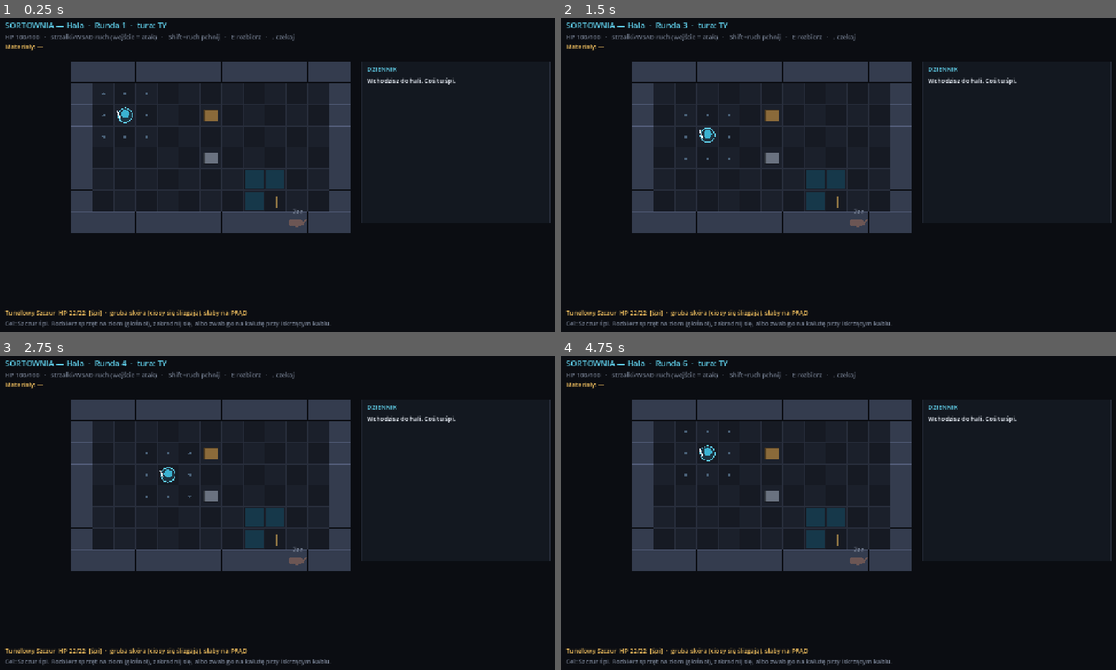
Above: before the commit, frames 1-4 (two rows, left to right).
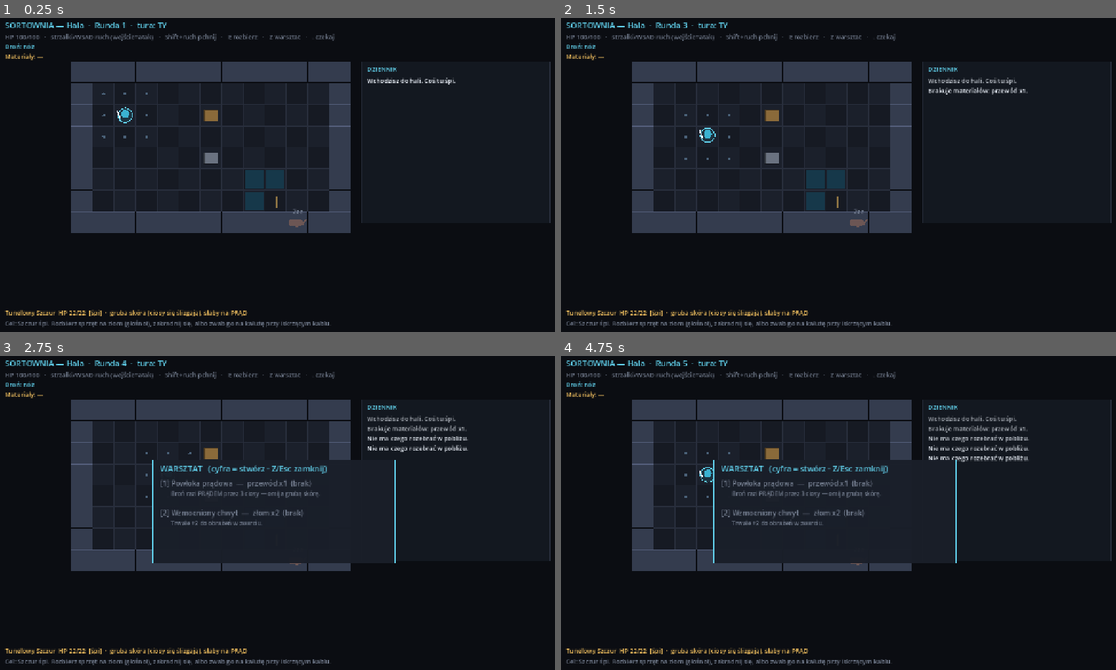
Above: after the commit, the same moments.

Repository: misiumen/crawlergame
Game: Godot game, scene res://scenes/Slice.tscn
Two runs of this game, one before a commit and one after it. Both use one fixed random seed, a clock stepped at 60 frames per second and the inputs below.
Inputs:
- Up to frame 1 (0.25 s): no input
- Up to frame 2 (1.5 s): tap Enter at 0.5 s; hold Right 0.53-1.28 s; tap Z at 0.6 s; tap 1 at 0.8, 1.35 s; tap Space at 1.25 s; hold Down from 1.28 s (still down)
- Up to frame 3 (2.75 s): tap E at 1.55, 2.1 s; tap Enter at 2 s; release Down at 2.03 s; hold Right from 2.03 s (still down); tap Z at 2.3 s
- Up to frame 4 (4.75 s): tap Space at 2.75, 4.25 s; release Right at 2.78 s; hold Up 2.78-3.53 s; tap Z at 2.85, 4.55 s; tap 1 at 3.05, 3.6 s; tap Enter at 3.5 s; hold Left from 3.53 s (still down); tap E at 3.8 s; tap Escape at 4.15 s; tap Shift at 4.35 s

The runs differ from the first frame. In frame 1, 0.4% of the frame differs, in the area x 1-61%, y 5-14%; in frame 2, 0.7%; in frame 3, 5.6%; in frame 4, 5.9%, in the area x 1-85%, y 1-66%.

Commit message:
Phase 2 (crafting): spend materials into a weapon coating / upgrade; action feedback
Adds the materials payoff the playtest was missing: [Z] warsztat panel crafts an electric coating (przewód -> 3 electric hits that bypass the rat's thick hide) or a damage reinforce (złom). The electronics cabinet now yields przewód so the loop closes: dismantle -> craft -> kill. Also: shove/interact/craft now always narrate what happened (fixes 'pushing does nothing'). 54 GDScript checks green; exe rebuilt + boots clean.

Co-Authored-By: Claude Opus 4.8 <noreply@anthropic.com>

Diff:
--- a/godot/scenes/BoardView.gd
+++ b/godot/scenes/BoardView.gd
@@ -33,6 +33,7 @@
 var _font: Font
 var _log: Array = []              # recent narration lines (Polish)
 var _hint := ""
+var _craft_open := false
 
 func _ready() -> void:
 	_font = ThemeDB.fallback_font
@@ -59,9 +60,20 @@
 func _unhandled_input(event: InputEvent) -> void:
 	if not (event is InputEventKey) or not event.pressed or event.echo:
 		return
+	var kc: int = (event as InputEventKey).keycode
+	if kc == KEY_Z:
+		_craft_open = not _craft_open
+		queue_redraw(); return
+	if _craft_open:
+		if kc == KEY_ESCAPE:
+			_craft_open = false; queue_redraw(); return
+		var idx: int = kc - KEY_1
+		if idx >= 0 and idx <= 8:
+			_do_craft(idx)
+		return
 	var shove := Input.is_key_pressed(KEY_SHIFT)
 	var dir := Vector2i.ZERO
-	match (event as InputEventKey).keycode:
+	match kc:
 		KEY_LEFT, KEY_A: dir = Vector2i.LEFT
 		KEY_RIGHT, KEY_D: dir = Vector2i.RIGHT
 		KEY_UP, KEY_W: dir = Vector2i.UP
@@ -71,6 +83,13 @@
 		_: return
 	if shove: handle_shove(dir)
 	else: handle_dir(dir)
+
+func _do_craft(idx: int) -> void:
+	var list := sim.craftables()
+	if idx < list.size():
+		_animate(sim.craft(list[idx]["recipe"]["id"]))
+		_craft_open = false
+		queue_redraw()
 
 # ---------- public action drivers (also called by headless tests) ----------
 func handle_dir(dir: Vector2i) -> void:
@@ -112,6 +131,8 @@
 			"notice":
 				_add_floater(e["id"], "!", COL_RED)
 				_shake = maxf(_shake, 3.0)
+			"craft":
+				_add_floater(sim.player_id, "+" + str(e["name"]), COL_CYAN)
 			"combat_end":
 				_add_banner("ZWYCIĘSTWO" if e["outcome"] == "win" else "KONIEC")
 		var ln := _event_line(e)
@@ -161,6 +182,17 @@
 		"blocked":
 			if e.get("reason") == "object":
 				return "(Sprzęt blokuje przejście — [E] rozbierz.)"
+		"craft":
+			return "Tworzysz: %s." % e["name"]
+		"craft_fail":
+			var need: Array = []
+			for k in e["cost"]:
+				need.append("%s x%d" % [k, e["cost"][k]])
+			return "Brakuje materiałów: " + ", ".join(need) + "."
+		"none":
+			match e.get("action"):
+				"shove": return "Nie ma kogo pchnąć — stań tuż obok wroga."
+				"salvage": return "Nie ma czego rozebrać w pobliżu."
 	return ""
 
 var _banner := ""
@@ -312,13 +344,20 @@
 		% [sim.round_num, "TY" if sim.side == "player" else "wrogowie"],
 		HORIZONTAL_ALIGNMENT_LEFT, -1, 18, COL_CYAN)
 	draw_string(_font, Vector2(40, 60),
-		"HP %d/%d   ·   strzałki/WSAD ruch (wejście = atak)   ·   Shift+ruch pchnij   ·   E rozbierz   ·   . czekaj"
+		"HP %d/%d   ·   strzałki/WSAD ruch (wejście=atak)   ·   Shift+ruch pchnij   ·   E rozbierz   ·   Z warsztat   ·   . czekaj"
 		% [p.hp, p.max_hp], HORIZONTAL_ALIGNMENT_LEFT, -1, 14, COL_DIM)
+	# weapon / coating
+	var wln := "Broń: nóż"
+	if p.coating == "electric":
+		wln += "  [PRĄD x%d]" % p.coating_charges
+	if p.bonus_damage > 0:
+		wln += "  +%d obr." % p.bonus_damage
+	draw_string(_font, Vector2(40, 82), wln, HORIZONTAL_ALIGNMENT_LEFT, -1, 14, COL_CYAN)
 	# materials
 	var mats: Array = []
 	for k in sim.materials:
 		mats.append("%s x%d" % [k, sim.materials[k]])
-	draw_string(_font, Vector2(40, 82), "Materiały: " + ("—" if mats.is_empty() else ", ".join(mats)),
+	draw_string(_font, Vector2(40, 104), "Materiały: " + ("—" if mats.is_empty() else ", ".join(mats)),
 		HORIZONTAL_ALIGNMENT_LEFT, -1, 14, COL_AMBER)
 	# objective hint
 	if _hint != "":
@@ -343,3 +382,30 @@
 	if _banner != "":
 		draw_string(_font, Vector2(_origin.x + 120, _origin.y + 160), _banner,
 			HORIZONTAL_ALIGNMENT_LEFT, -1, 44, COL_BRIGHT)
+	if _craft_open:
+		_draw_craft_panel()
+
+func _draw_craft_panel() -> void:
+	var w := 540.0
+	var h := 230.0
+	var x := (1280 - w) / 2.0
+	var y := (720 - h) / 2.0
+	draw_rect(Rect2(x, y, w, h), Color(0.10, 0.12, 0.16, 0.97))
+	draw_rect(Rect2(x, y, w, h), COL_CYAN, false, 2.0)
+	draw_string(_font, Vector2(x + 16, y + 26), "WARSZTAT   (cyfra = stwórz · Z/Esc zamknij)",
+		HORIZONTAL_ALIGNMENT_LEFT, -1, 18, COL_CYAN)
+	var list := sim.craftables()
+	if list.is_empty():
+		draw_string(_font, Vector2(x + 16, y + 60), "Brak receptur.", HORIZONTAL_ALIGNMENT_LEFT, -1, 14, COL_DIM)
+		return
+	for i in list.size():
+		var r: Dictionary = list[i]["recipe"]
+		var afford: bool = list[i]["affordable"]
+		var yy := y + 58 + i * 66
+		var costs: Array = []
+		for k in r["cost"]:
+			costs.append("%s x%d" % [k, r["cost"][k]])
+		var head := "[%d] %s  —  %s  %s" % [i + 1, r["name"], ", ".join(costs), "(OK)" if afford else "(brak)"]
+		draw_string(_font, Vector2(x + 16, yy), head, HORIZONTAL_ALIGNMENT_LEFT, -1, 16,
+			COL_BRIGHT if afford else COL_DIM)
+		draw_string(_font, Vector2(x + 40, yy + 22), r["desc"], HORIZONTAL_ALIGNMENT_LEFT, w - 60, 13, COL_DIM)
--- a/godot/sim/combat.gd
+++ b/godot/sim/combat.gd
@@ -90,8 +90,15 @@
 	target.aware = true                                # striking it certainly alerts it
 	var evs: Array = [{"type": "attack", "attacker": player_id, "target": target.id}]
 	if _roll_hit(3, target.ac):
-		var base: int = rng.randi_range(1, 6) + 2      # knife 1d6+2 (physical)
-		evs += _apply_damage(target, base, DMG_PHYSICAL)
+		var p: CombatEntity = player()
+		var base: int = rng.randi_range(1, 6) + 2 + p.bonus_damage   # knife 1d6+2 (+upgrades)
+		var dtype: String = DMG_PHYSICAL
+		if p.coating == "electric" and p.coating_charges > 0:
+			dtype = DMG_ELECTRIC                       # coated: bypasses thick hide, doubled vs shock-weak
+			p.coating_charges -= 1
+			if p.coating_charges <= 0:
+				p.coating = ""
+		evs += _apply_damage(target, base, dtype)
 	else:
 		evs.append({"type": "miss", "attacker": player_id, "target": target.id})
 	return evs
@@ -103,7 +110,7 @@
 	var adj: Vector2i = p.cell + dir
 	var occ: int = board.occupant_at(adj)
 	if occ == -1 or occ == player_id:
-		return [{"type": "blocked"}]
+		return [{"type": "none", "action": "shove"}]   # nothing adjacent to push
 	var target: CombatEntity = entities[occ]
 	var land: Vector2i = adj + dir
 	var evs: Array = [{"type": "shove", "target": target.id, "dir": dir}]
@@ -134,7 +141,42 @@
 			var t: CombatEntity = entities[occ]
 			if t.faction == "object" and "salvage" in t.affordances:
 				return _salvage(t)
-	return [{"type": "none"}]                          # nothing to dismantle: not a turn
+	return [{"type": "none", "action": "salvage"}]     # nothing to dismantle: not a turn
+
+# ---- crafting: spend materials into power ----
+func craftables() -> Array:
+	var out: Array = []
+	for r in Recipes.all():
+		out.append({"recipe": r, "affordable": _can_afford(r["cost"])})
+	return out
+
+func _can_afford(cost: Dictionary) -> bool:
+	for k in cost:
+		if int(materials.get(k, 0)) < int(cost[k]):
+			return false
+	return true
+
+func craft(recipe_id: String) -> Array:
+	for r in Recipes.all():
+		if r["id"] != recipe_id:
+			continue
+		if not _can_afford(r["cost"]):
+			return [{"type": "craft_fail", "name": r["name"], "cost": r["cost"]}]
+		for k in r["cost"]:
+			materials[k] = int(materials[k]) - int(r["cost"][k])
+			if materials[k] <= 0:
+				materials.erase(k)
+		var p: CombatEntity = player()
+		match r.get("effect"):
+			"coating":
+				p.coating = r["coating"]
+				p.coating_charges = int(r["charges"])
+			"bonus_damage":
+				p.bonus_damage += int(r["amount"])
+		var evs: Array = [{"type": "craft", "id": r["id"], "name": r["name"]}]
+		evs += _after_player_action(1)
+		return evs
+	return [{"type": "none", "action": "craft"}]
 
 func _salvage(obj: CombatEntity) -> Array:
 	var gained: Dictionary = {}
--- a/godot/sim/encounters.gd
+++ b/godot/sim/encounters.gd
@@ -35,7 +35,8 @@
 	table.affordances = ["inspect", "salvage", "break"]
 	table.cell = Vector2i(6, 2)
 
-	var cabinet := CombatEntity.new(4, "Metalowa szafka", 8, 6, ["furniture", "metal", "salvageable"])
+	var cabinet := CombatEntity.new(4, "Szafka z elektroniką", 8, 6,
+		["furniture", "metal", "electric", "salvageable"])
 	cabinet.faction = "object"
 	cabinet.affordances = ["inspect", "salvage", "break"]
 	cabinet.cell = Vector2i(6, 4)
--- a/godot/sim/entity.gd
+++ b/godot/sim/entity.gd
@@ -16,6 +16,9 @@
 var alive: bool = true
 var aware: bool = true           # enemies: false = idle until they notice you
 var affordances: Array = []      # objects: ["salvage","break","inspect",...]
+var coating: String = ""         # player weapon coating: "" | "electric" | ...
+var coating_charges: int = 0     # hits remaining on the coating
+var bonus_damage: int = 0        # permanent melee damage bonus (crafted upgrades)
 
 func _init(_id: int = 0, _name: String = "", _hp: int = 1, _ac: int = 10, _tags: Array = []) -> void:
 	id = _id
--- /dev/null
+++ b/godot/sim/recipes.gd
@@ -0,0 +1,22 @@
+class_name Recipes
+extends RefCounted
+## Craftable recipes for the slice. Tag-light for now; this is where the Python
+## crafting tables get ported in full later. cost = materials dict.
+
+static func all() -> Array:
+	return [
+		{
+			"id": "coat_electric",
+			"name": "Powłoka prądowa",
+			"cost": {"przewód": 1},
+			"effect": "coating", "coating": "electric", "charges": 3,
+			"desc": "Broń razi PRĄDEM przez 3 ciosy — omija grubą skórę.",
+		},
+		{
+			"id": "reinforce",
+			"name": "Wzmocniony chwyt",
+			"cost": {"złom": 2},
+			"effect": "bonus_damage", "amount": 2,
+			"desc": "Trwałe +2 do obrażeń w zwarciu.",
+		},
+	]
--- a/godot/tests/test_combat.gd
+++ b/godot/tests/test_combat.gd
@@ -107,5 +107,23 @@
 	_ck(css.materials.size() > 0, "dismantling yields materials")
 	_ck(not obj.is_alive(), "dismantled object is removed")
 
+	# --- crafting: materials -> electric coating -> attacks bypass thick hide ---
+	var bc := Board.from_ascii(["####", "#..#", "####"])
+	var pc := CombatEntity.new(1, "Ty", 100, 14, []); pc.faction = "player"; pc.cell = Vector2i(1, 1)
+	var rc := CombatEntity.new(2, "Szczur", 60, 1, ["organic", "thick_hide", "shock_weak"])
+	rc.faction = "enemy"; rc.cell = Vector2i(2, 1); rc.aware = true     # ac 1 = always hit (test determinism)
+	var csc := CombatSim.new(bc, {1: pc, 2: rc}, 1, 11); bc.place(1, pc.cell); bc.place(2, rc.cell)
+	csc.materials = {"przewód": 1, "złom": 2}
+	_ck(csc.craftables().size() >= 2, "recipes are available")
+	var evc := csc.craft("coat_electric")
+	_ck(_has_event(evc, "craft"), "craft emits a craft event")
+	_ck(pc.coating == "electric" and pc.coating_charges == 3, "electric coating applied (3 charges)")
+	_ck(not csc.materials.has("przewód"), "crafting spent the materials")
+	var eva := csc.player_move(Vector2i.RIGHT)                          # coated bump-attack
+	_ck(_has_event(eva, "damage", "dmg_type", "electric"), "coated attack deals electric (bypasses hide)")
+	_ck(pc.coating_charges == 2, "coating charge consumed on hit")
+	var evf := csc.craft("coat_electric")
+	_ck(_has_event(evf, "craft_fail"), "crafting without materials fails gracefully")
+
 	print("=== %d checks, %d failed ===" % [_n, _f])
 	quit(_f)
--- a/godot/tests/test_view.gd
+++ b/godot/tests/test_view.gd
@@ -34,6 +34,11 @@
 		bv._process(0.016)               # manual frames (no main loop under -s)
 	_ck(true, "_process runs without error")
 
+	# crafting via the view: give materials, craft the first recipe
+	bv.sim.materials = {"przewód": 1}
+	bv._do_craft(0)
+	_ck(bv.sim.player().coating == "electric", "view _do_craft applies a recipe")
+
 	# hammer many actions + frames; must never crash
 	for i in 30:
 		bv.handle_dir(Vector2i.LEFT)
